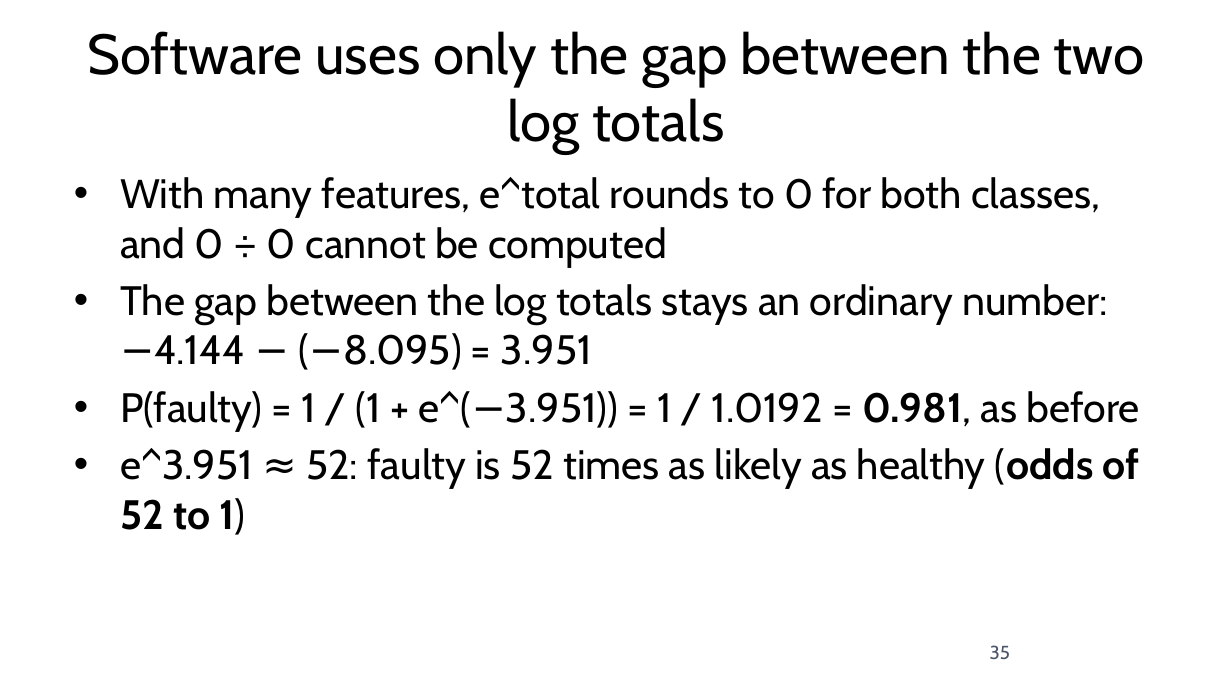
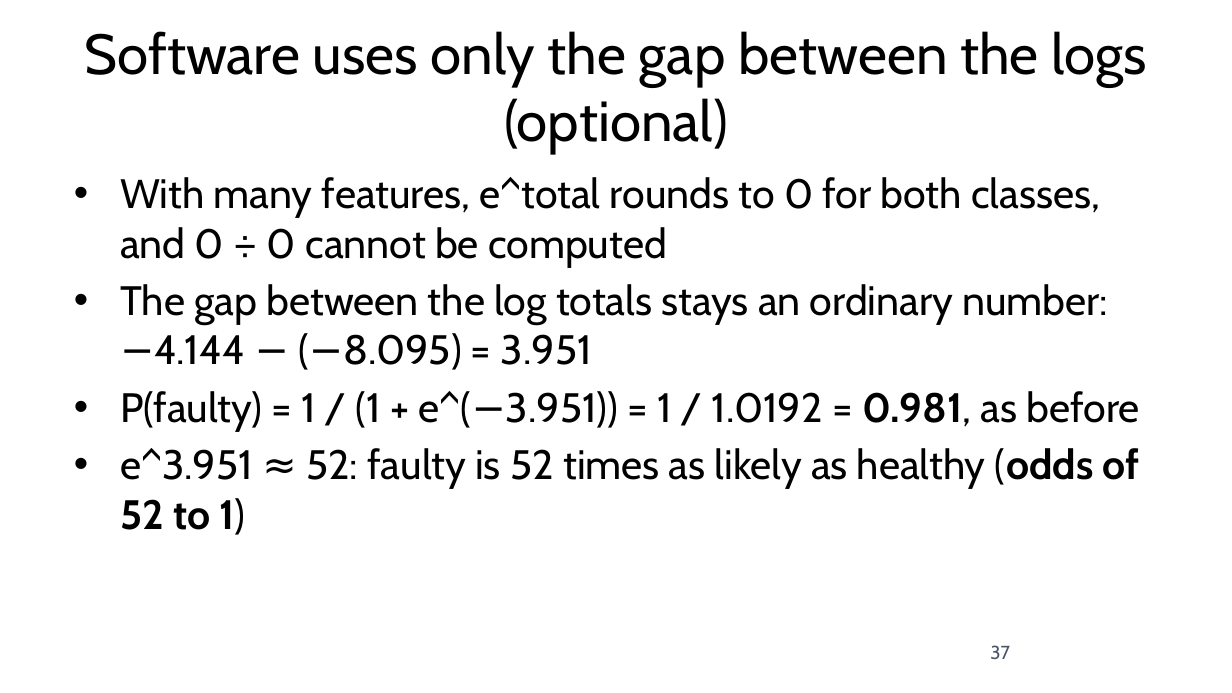
Before and after one commit to fabioantonini/technologies-for-artificial-intelligence, a slide deck: slide 37 of Lessons/06_knn_naive_bayes_svm/Slides/knn_naive_bayes_svm_slides.pptx (slide 35 before the commit). Drawn at 1232x693 pixels with LibreOffice and Linux fonts; fonts in the diff are those of the drawing; background and template pictures are left out. Boxes give left, top, right and bottom in pixels: in the first picture for what was removed or moved away, otherwise in the second. Text is boxed around its words. In the diff, an @@ line names an element or a change of style, - is before the commit and + after.

```diff
--- a/Lessons/06_knn_naive_bayes_svm/Slides/knn_naive_bayes_svm_slides.pptx
+++ b/Lessons/06_knn_naive_bayes_svm/Slides/knn_naive_bayes_svm_slides.pptx
@@ title at <box>85,31,1147,154</box>: text changed @@
-Software uses only the gap between the two log totals
+Software uses only the gap between the logs (optional)
@@ page number at <box>990,645,1010,660</box>: text changed @@
-35
+37
```
Also in this commit, not shown: 16 other slides changed, 2 slides added, 12 other files.
